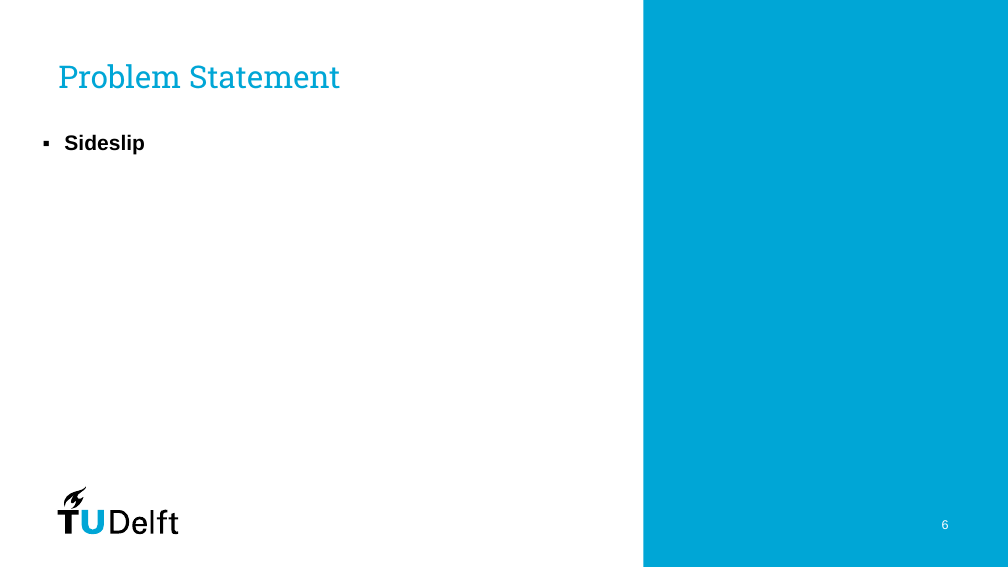
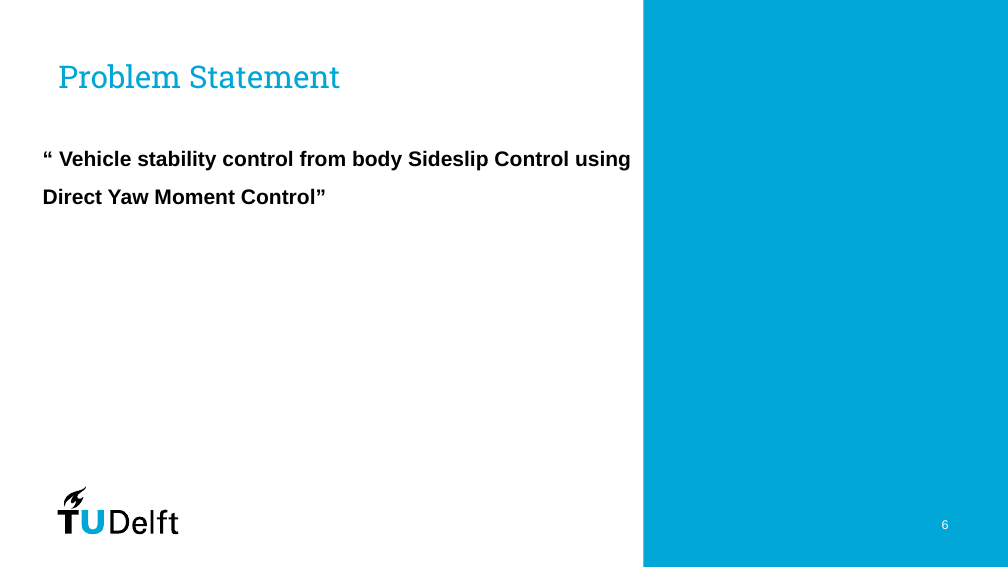
Before and after one commit to PavanPrasad-HG/Vehicle-Dynamics-Control, a slide deck: slide 6 of GP/Group5_GP/Group Presentation.pptx. Drawn at 1008x567 pixels with LibreOffice and Linux fonts; fonts in the diff are those of the drawing. Boxes give left, top, right and bottom in pixels: in the first picture for what was removed or moved away, otherwise in the second. Text is boxed around its words. In the diff, an @@ line names an element or a change of style, - is before the commit and + after.

```diff
--- a/GP/Group5_GP/Group Presentation.pptx
+++ b/GP/Group5_GP/Group Presentation.pptx
@@ text at [43,150,631,205]: text changed @@
-▪ Sideslip
+“ Vehicle stability control from body Sideslip Control using Direct Yaw Moment Control”
```
Also in this commit, not shown: 3 other slides changed, 5 slides added, 1 other file.
